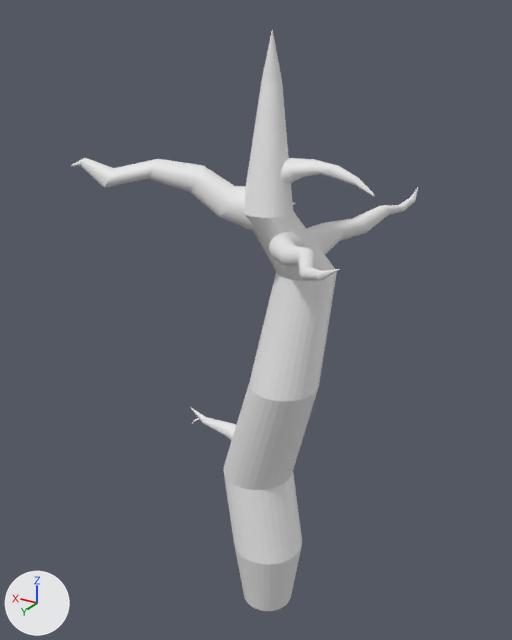
The Blender file env_tree_normal_01.blend: old version first, new version second.
Both versions are drawn from a camera (50 mm lens) standing at (-8.22, 14.38, 14.1) and looking at (0.72, -0.52, 6.65). Every picture has the same lights, and +X, +Y and +Z are marked at lower left. The first picture is the older version.

In view in the first picture: 'Tree'.
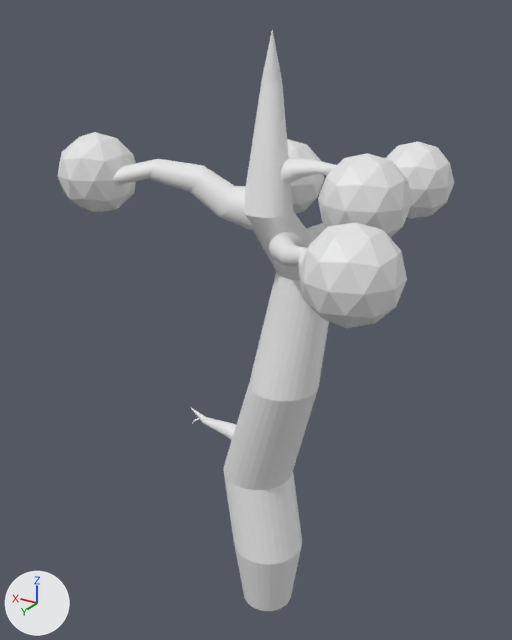
Pixel boxes (x1, y1, x2, y2) of what changed, in the pictures (512 x 640 px):
'Icosphere.003', added: after (299, 223, 407, 328)
'Icosphere.004', added: after (318, 153, 412, 238)
'Icosphere.002', added: after (58, 132, 136, 212)
'Icosphere', added: after (386, 142, 454, 219)
'Icosphere.001', added: after (287, 139, 324, 213)

The edits, one by one:
Mesh me_icosphere_004 is new.
It is an icosphere of 80 faces spanning x -0.95..0.95, y -1.0..1.0, z -1.0..1.0.
Object 'Icosphere.004' (ob_icosphere_004) is new; it shows me_icosphere_004.
Its location is (-2.51, 0.37, 10.46).
Object 'Icosphere.003' (ob_icosphere_003) is new; it shows a copy of me_icosphere_004.
Its location is (-3.36, 2.82, 9.68).
Object 'Icosphere.002' (ob_icosphere_002) is new; it shows a copy of me_icosphere_004.
Its location is (4.31, 1.16, 10.47).
Object 'Icosphere.001' (ob_icosphere_001) is new; it shows a copy of me_icosphere_004.
Its location is (0.71, -2.05, 10.16).
Object 'Icosphere' (ob_icosphere) is new; it shows a copy of me_icosphere_004.
Its location is (-2.32, -3.42, 10.16).
